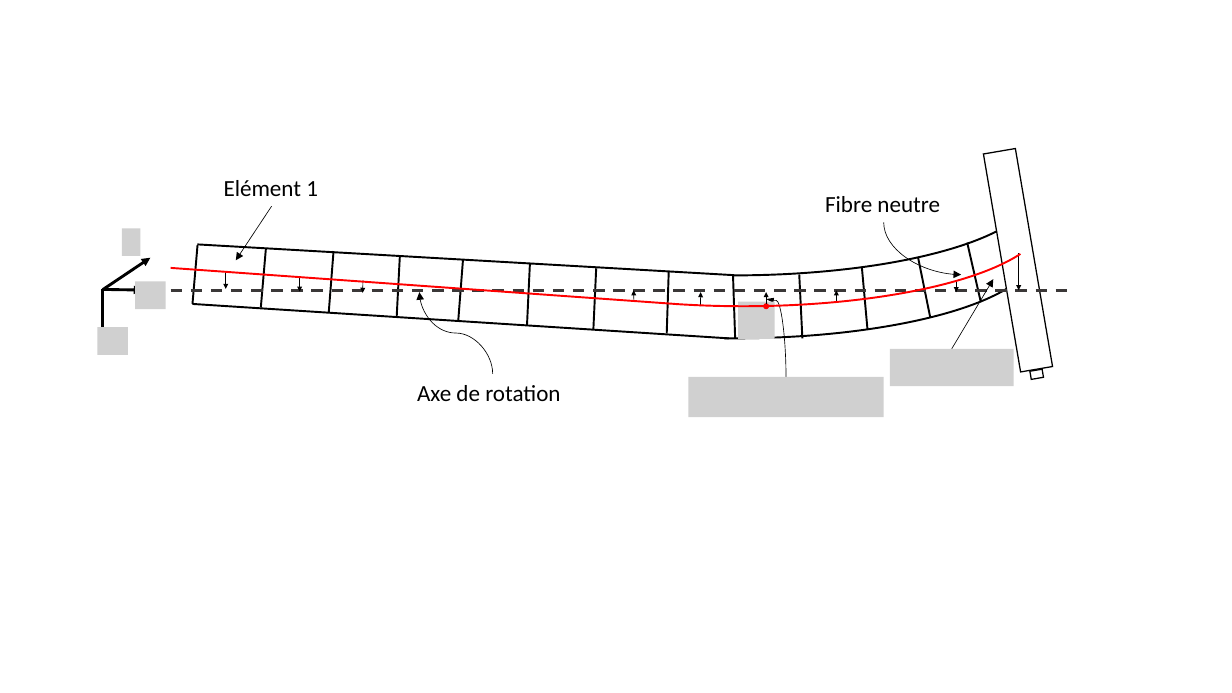
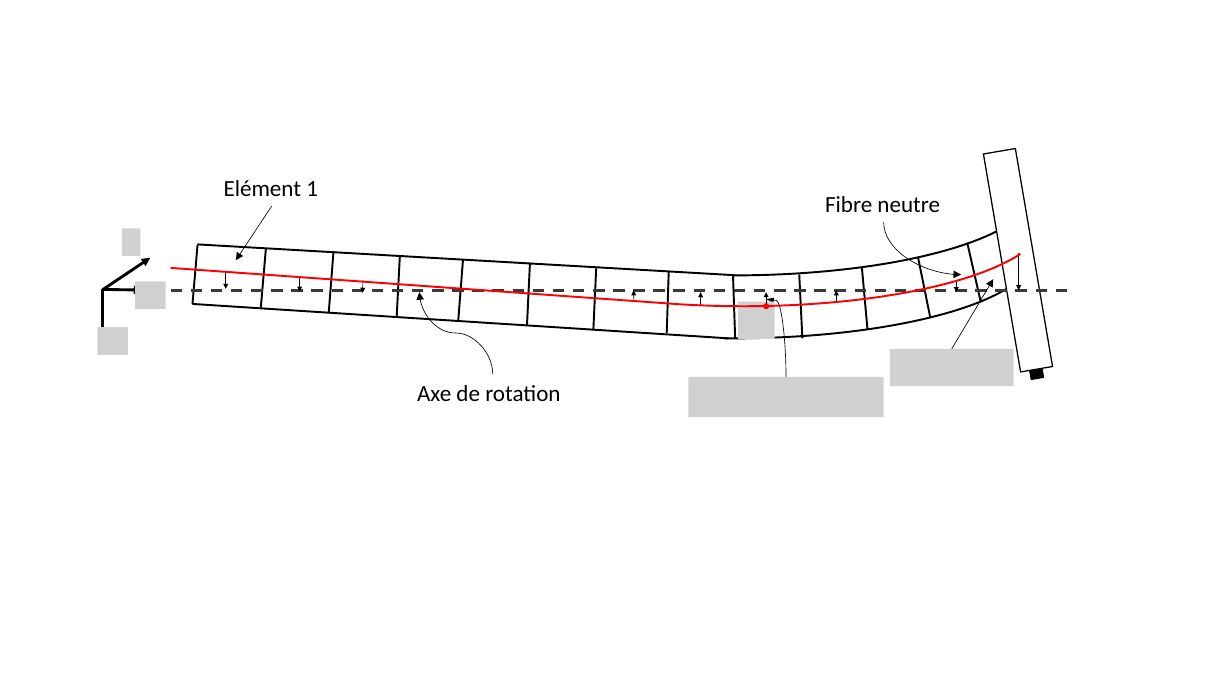
Before and after one commit to SilunZ/TheseME, a slide deck: slide 18 of CH3. modélisation du rotor/Figures/Figures.pptx (slide 17 before the commit). Drawn at 1232x693 pixels with LibreOffice and Linux fonts; fonts in the diff are those of the drawing; grey boxes stand for pictures. Boxes give left, top, right and bottom in pixels: in the first picture for what was removed or moved away, otherwise in the second. Text is boxed around its words. In the diff, an @@ line names an element or a change of style, - is before the commit and + after.

```diff
--- a/CH3. modélisation du rotor/Figures/Figures.pptx
+++ b/CH3. modélisation du rotor/Figures/Figures.pptx
@@ rectangle at box(1030, 370, 1043, 380): fill #FFFFFF to #000000 @@
```
Also in this commit, not shown: 1 slide added, 13 other files.
